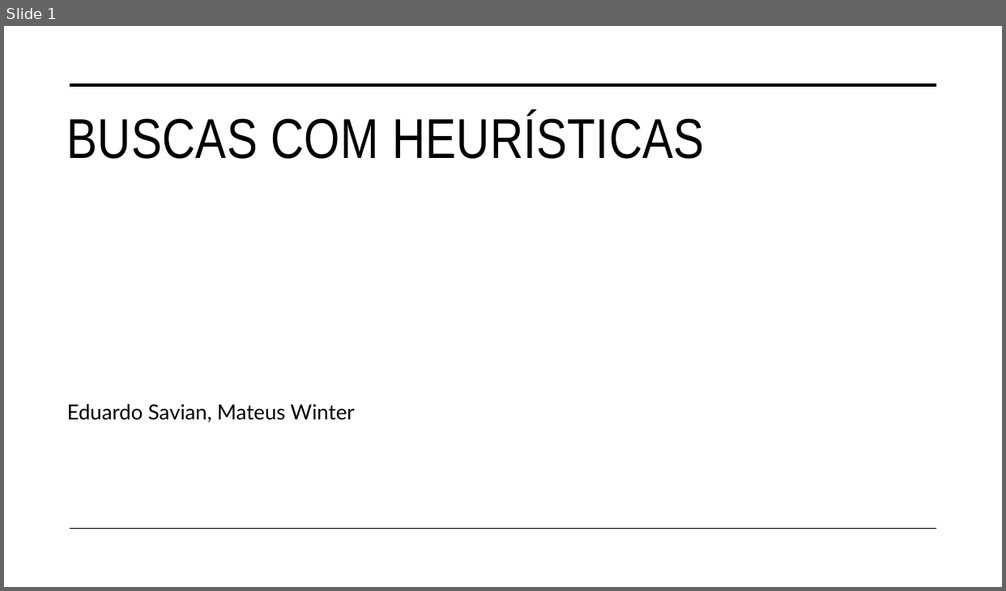
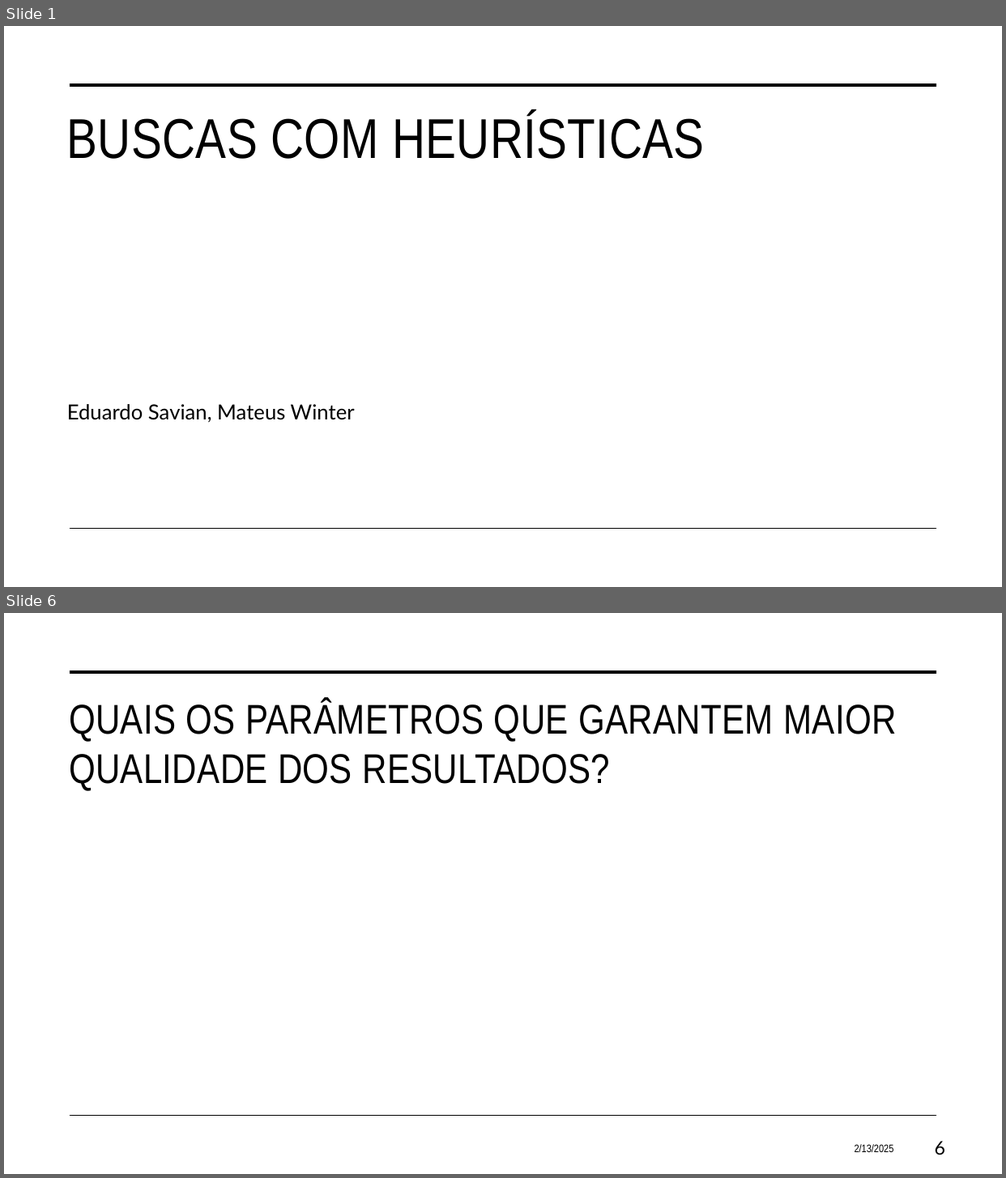
Before and after one commit to eduardosavian/heuristic-searches, a slide deck: documents/Presentation.pptx. Shown one above the other, each under a label of ours: slide 1 before the commit, slides 1 and 6 after it; the slides between them are not shown. The pictures are 1006x591 and 1006x1178 pixels, drawn with LibreOffice and Linux fonts; fonts in the diff are those of the drawing. Boxes give left, top, right and bottom in pixels: in the first picture for what was removed or moved away, otherwise in the second. Text is boxed around its words. In the diff, an @@ line names an element or a change of style, - is before the commit and + after.

```diff
--- a/documents/Presentation.pptx
+++ b/documents/Presentation.pptx
@@ slide 6 added at (4,613,1002,1174), background #FFFFFF; not listed: 2 template elements that a slide beside it also shows @@
@@ title added at (69,700,896,791), 40 pt, text #000000 @@
+QUAIS OS PARÂMETROS QUE GARANTEM MAIOR QUALIDADE DOS RESULTADOS?
@@ text added at (854,1144,894,1152), 10.5 pt, text #000000 @@
+2/13/2025
@@ page number added at (935,1141,945,1156), 18 pt, text #000000 @@
+6
```
Also in this commit, not shown: 3 slides changed, 4 other slides added, 3 slides removed, 2 other files.
